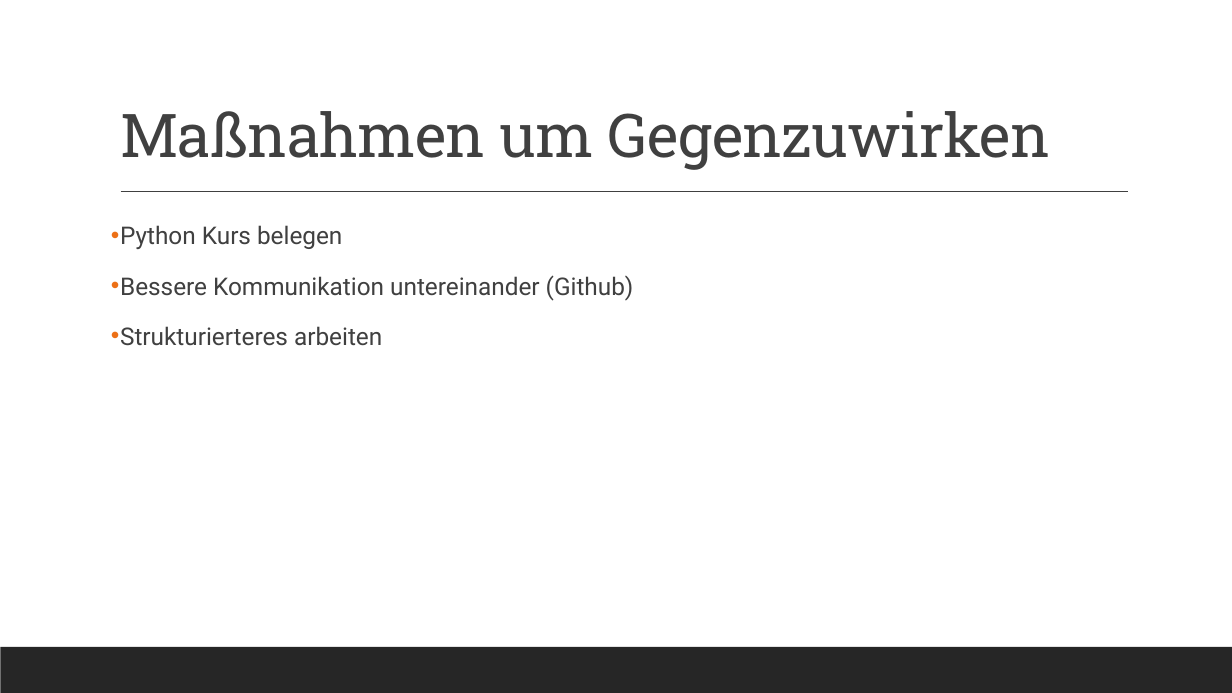
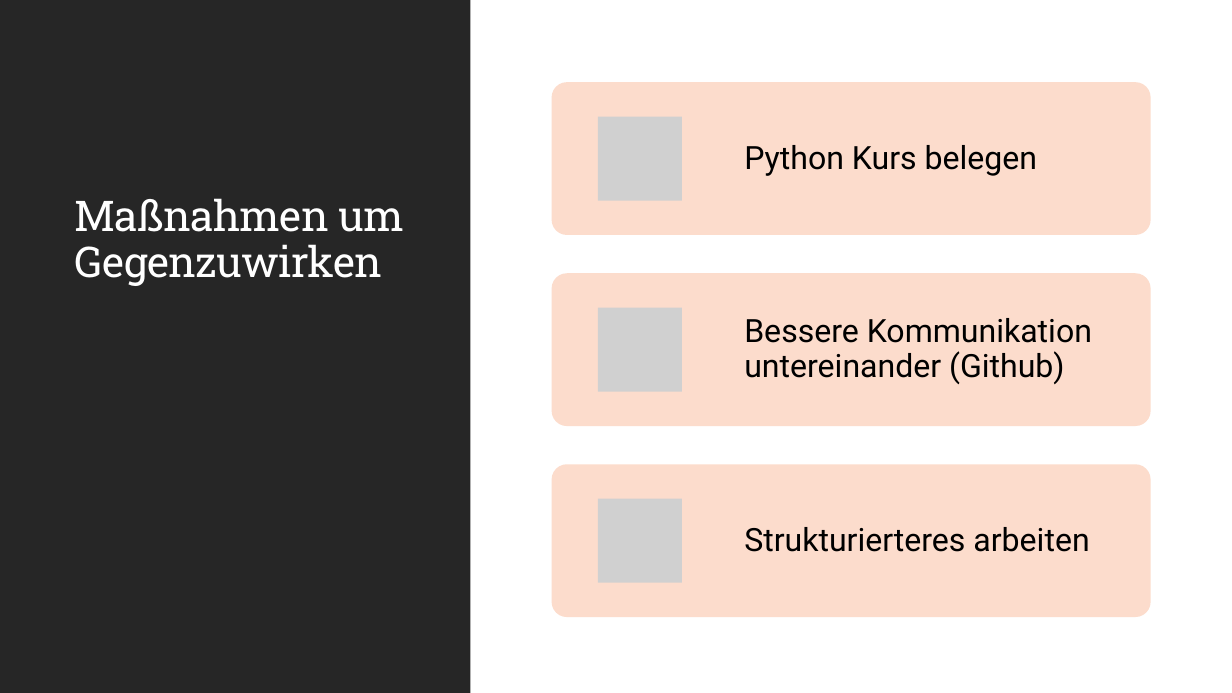
Before and after one commit to jonasaberger/EscapeTheLore, a slide deck: slide 7 of Docs/11_Zwischenpräsentation.pptx (slide 5 before the commit). Drawn at 1232x693 pixels with LibreOffice and Linux fonts; fonts in the diff are those of the drawing; grey boxes stand for pictures. Boxes give left, top, right and bottom in pixels: in the first picture for what was removed or moved away, otherwise in the second. Text is boxed around its words. In the diff, an @@ line names an element or a change of style, - is before the commit and + after.

```diff
--- a/Docs/11_Zwischenpräsentation.pptx
+++ b/Docs/11_Zwischenpräsentation.pptx
@@ rectangle added at <box>0,0,470,693</box>, fill #262626 @@
@@ title "Maßnahmen um Gegenzuwirken": place and size @@
-title "Maßnahmen um Gegenzuwirken" at <box>120,111,1050,170</box>
+title "Maßnahmen um Gegenzuwirken" at <box>74,198,404,286</box>
@@ title "Maßnahmen um Gegenzuwirken" at <box>74,198,404,286</box>: size 47 to 33 pt, text colour #404040 to #FFFFFF @@
@@ line removed from (121, 192) to (1128, 192) @@
@@ text removed at <box>120,225,634,346</box> @@
-• Python Kurs belegen
-• Bessere Kommunikation untereinander (Github)
-• Strukturierteres arbeiten
@@ group added at <box>552,82,1151,616</box>: 3 rounded rectangles, 3 pictures, 3 texts @@
+Python Kurs belegen
+Bessere Kommunikation untereinander (Github)
+Strukturierteres arbeiten
@@ rectangle removed at <box>0,647,1232,693</box> @@
```
Also in this commit, not shown: 2 other slides changed, 5 slides added, 2 slides removed, 1 other file.
